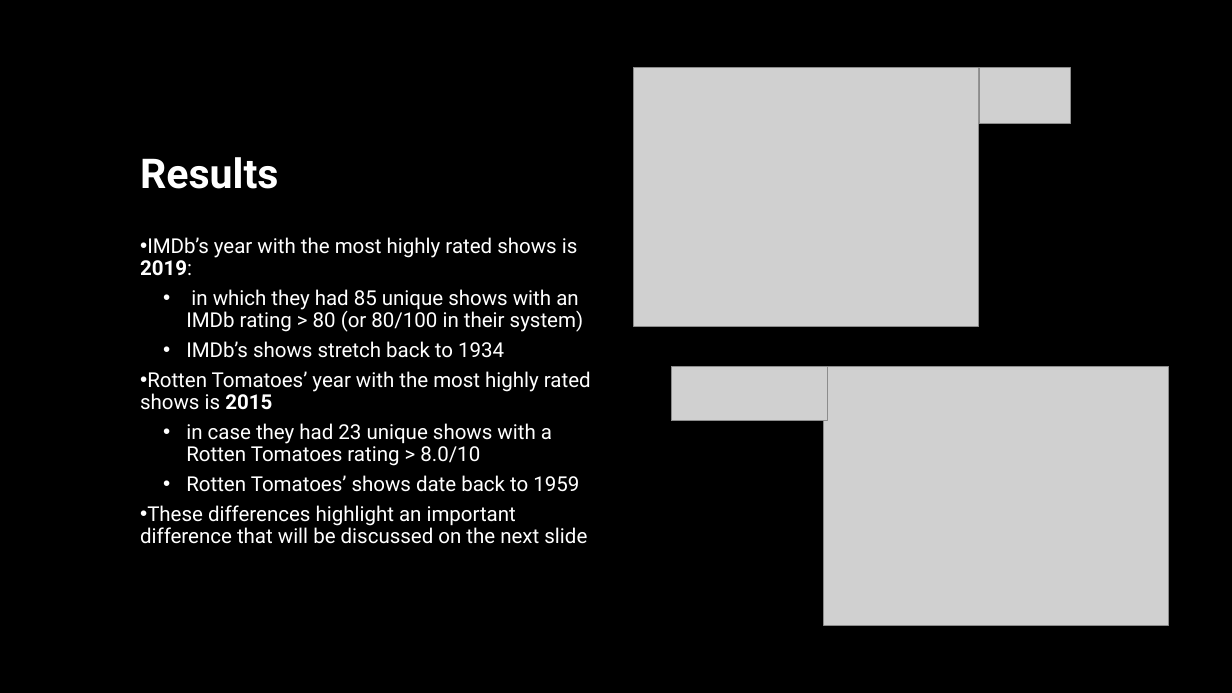
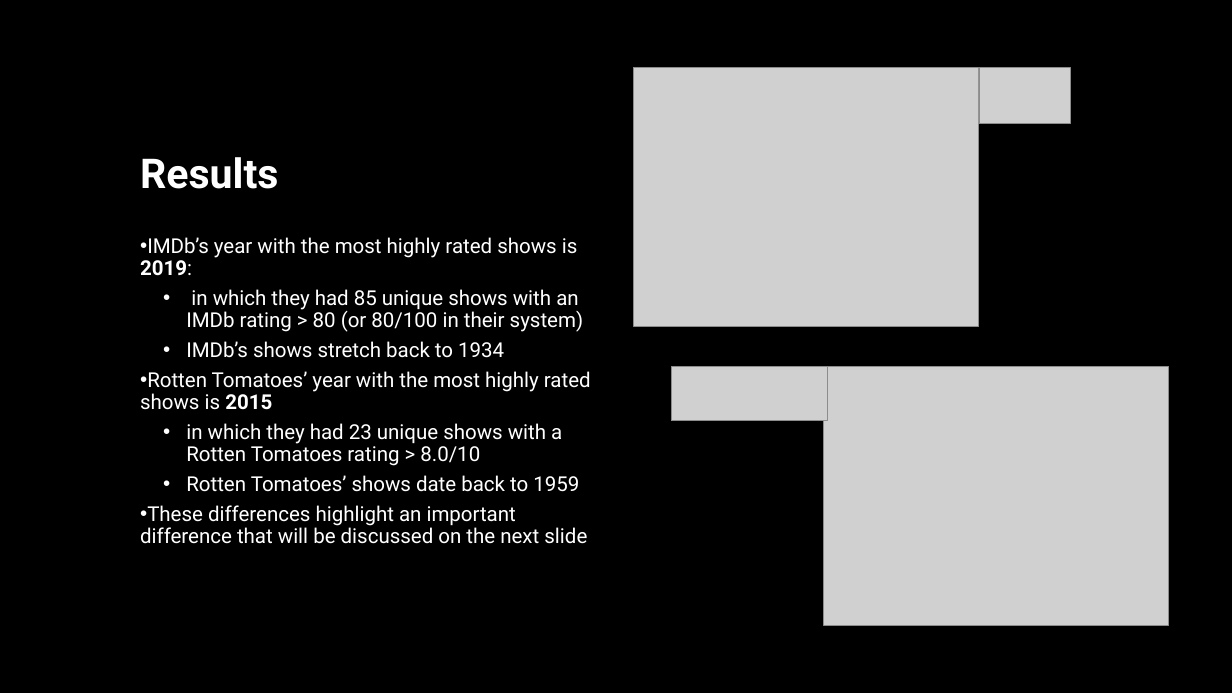
Before and after one commit to Christian-Albertini/UNC-Project-1, a slide deck: slide 23 of what_are_we_watching_tonight final.pptx. Drawn at 1232x693 pixels with LibreOffice and Linux fonts; fonts in the diff are those of the drawing; grey boxes stand for pictures. Boxes give left, top, right and bottom in pixels: in the first picture for what was removed or moved away, otherwise in the second. Text is boxed around its words. In the diff, an @@ line names an element or a change of style, - is before the commit and + after.

```diff
--- a/what_are_we_watching_tonight final.pptx
+++ b/what_are_we_watching_tonight final.pptx
@@ text at box(186, 423, 562, 466): text changed @@
-  • in case they had 23 unique shows with a Rotten Tomatoes rating > 8.0/10
+  • in which they had 23 unique shows with a Rotten Tomatoes rating > 8.0/10
```
Also in this commit, not shown: 2 other slides changed, 1 other file.
